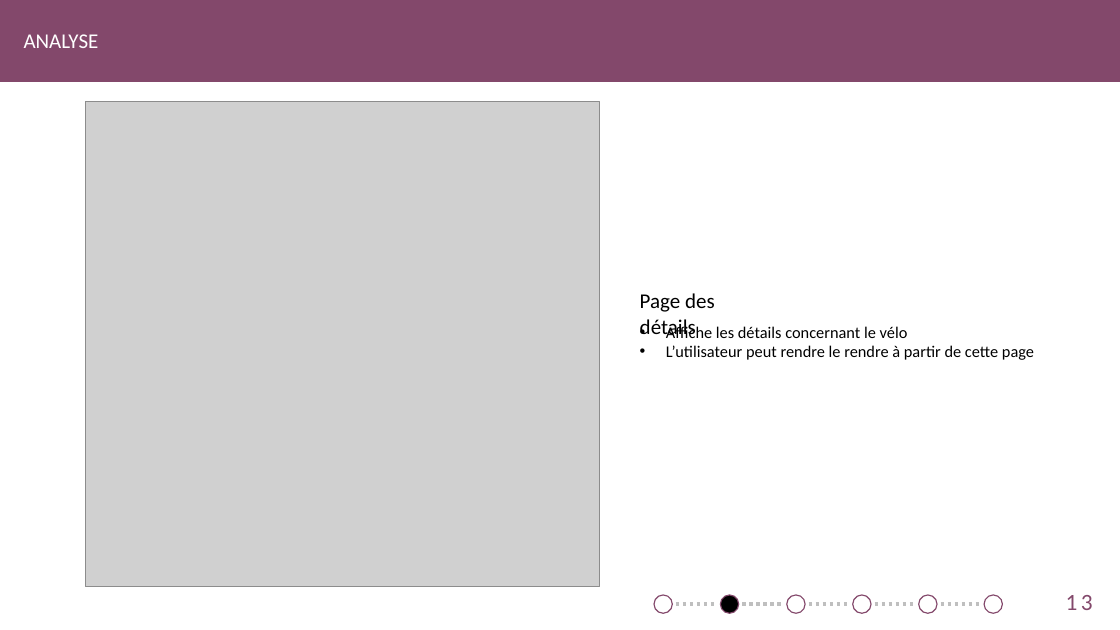
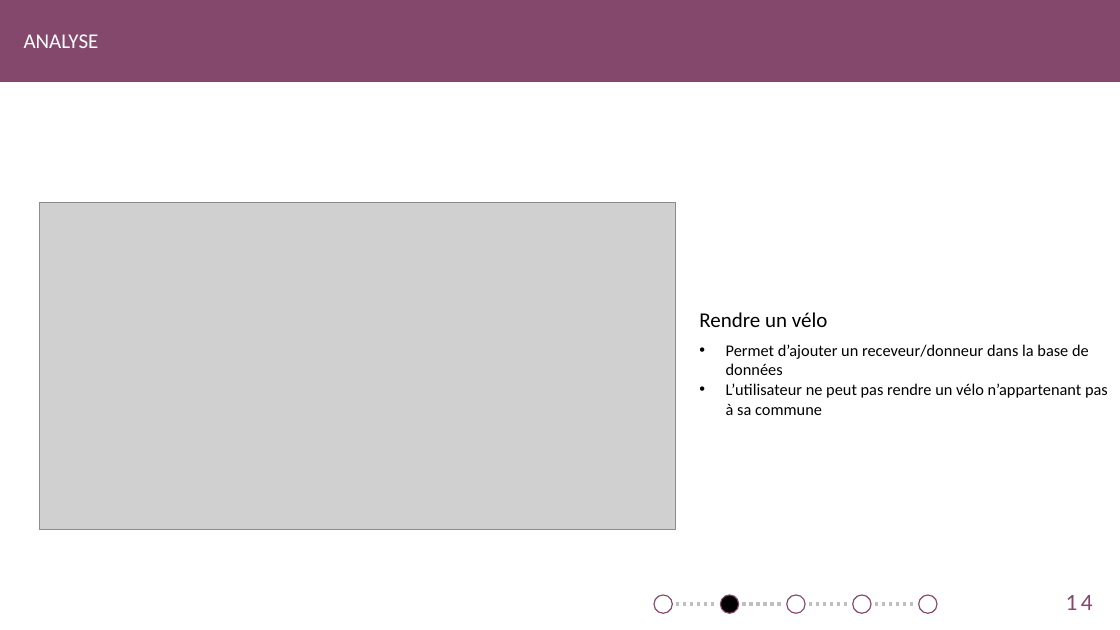
Before and after one commit to SweetDjsnow/TPI_GitHub, a slide deck: slide 14 of Documentation/Found Your Bike.pptx (slide 13 before the commit). Drawn at 1120x630 pixels with LibreOffice and Linux fonts; fonts in the diff are those of the drawing; grey boxes stand for pictures. Boxes give left, top, right and bottom in pixels: in the first picture for what was removed or moved away, otherwise in the second. Text is boxed around its words. In the diff, an @@ line names an element or a change of style, - is before the commit and + after.

Commit message:
Ajout donneur

```diff
--- a/Documentation/Found Your Bike.pptx
+++ b/Documentation/Found Your Bike.pptx
@@ picture resized from (x1=86, y1=102, x2=600, y2=587) to (x1=39, y1=202, x2=676, y2=529) @@
@@ text at (x1=699, y1=312, x2=828, y2=327): text changed @@
-Page des détails
+Rendre un vélo
@@ text at (x1=726, y1=344, x2=1108, y2=415): text changed @@
-• Affiche les détails concernant le vélo
-• L’utilisateur peut rendre le rendre à partir de cette page
+• Permet d’ajouter un receveur/donneur dans la base de données
+• L’utilisateur ne peut pas rendre un vélo n’appartenant pas à sa commune
@@ ellipse removed at (x1=985, y1=595, x2=1003, y2=613) @@
@@ page number at (x1=1066, y1=595, x2=1093, y2=610): text changed @@
-13
+14
@@ line removed from (941, 604) to (981, 604) @@
```
Also in this commit, not shown: 11 other slides changed, 8 slides added, 2 other files.
